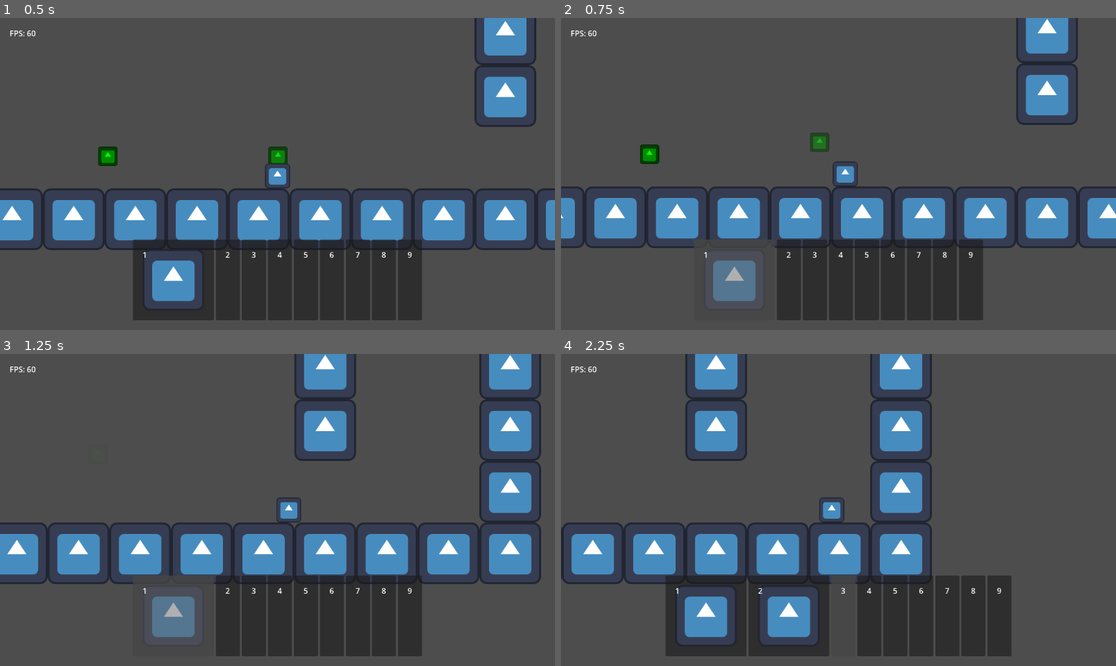
Above: before the commit, frames 1-4 (two rows, left to right).
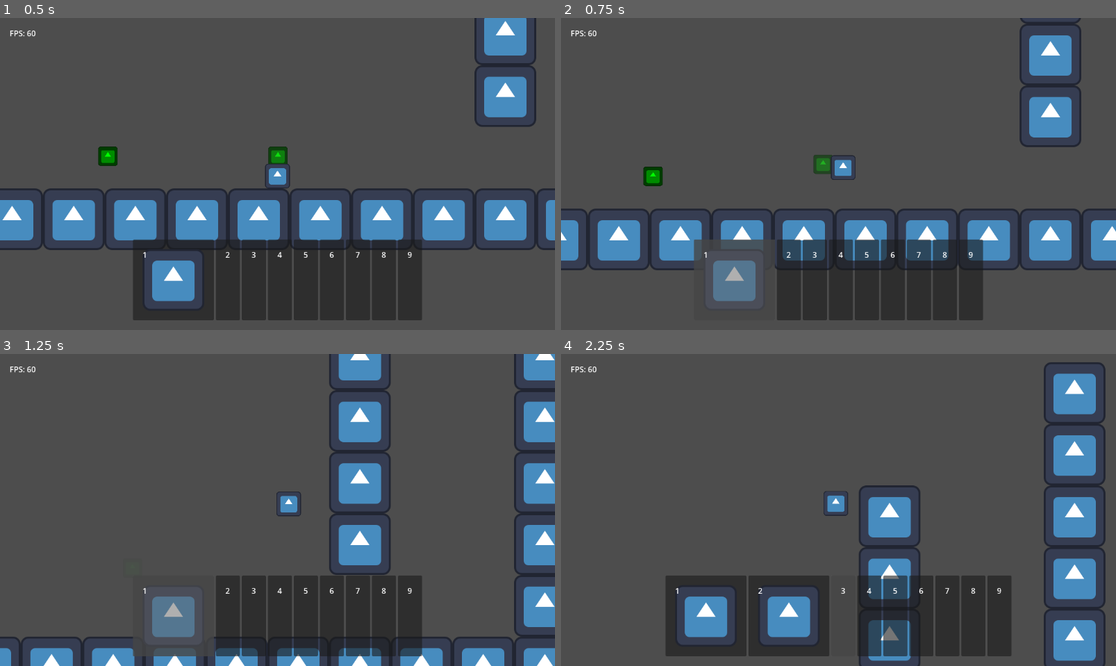
Above: after the commit, the same moments.

Repository: TheHumanMRP/RPG-Life-Tracker
Game: Godot game, scene res://Folders/Systems/Main/Scenes/main_scene.tscn
Two runs of this game, one before a commit and one after it. Both use one fixed random seed, a clock stepped at 60 frames per second and the inputs below. The engine's default icon, where the game draws it, is replaced by a stand-in: a white triangle on a blue panel in a dark square.
Inputs (mouse positions are in pixels of both pictures, inside the frame that each line leads up to):
- Up to frame 1 (0.5 s): no input
- Up to frame 2 (0.75 s): move the mouse to (733, 280) at 0.52 s; hold D (move_right) from 0.53 s (still down); tap Space (jump) at 0.6 s; click (733, 280) at 0.67 s
- Up to frame 3 (1.25 s): keep holding D (move_right); tap Space (jump) at 0.77, 1.07 s
- Up to frame 4 (2.25 s): move the mouse to (788, 616) at 1.27 s; tap I (add_test_sword) at 1.35 s; click (788, 616) at 1.42 s; tap Space (jump) at 1.52, 1.55, 1.82, 2.1 s; move the mouse to (844, 616) at 2.02 s; release D (move_right) at 2.03 s; hold A (move_left) from 2.03 s (still down); click (844, 616) at 2.17 s

Frame 1 is identical in both runs. In frame 2, 17% of the frame differs, in the area x 0-100%, y 0-81%; in frame 3, 27%, in the area x 0-100%, y 0-100%; in frame 4, 22%.

Commit message:
Auto commit at 2026-07-08 16:52:50

Diff:
--- a/Folders/Components/movement_component.gd
+++ b/Folders/Components/movement_component.gd
@@ -62,7 +62,7 @@
 		velocity.y = 0
 
 	# Jump
-	if jump and coyote_timer > 0:
+	if jump:
 		velocity.y = - jump_force
 
 	# Decelerate when no input
